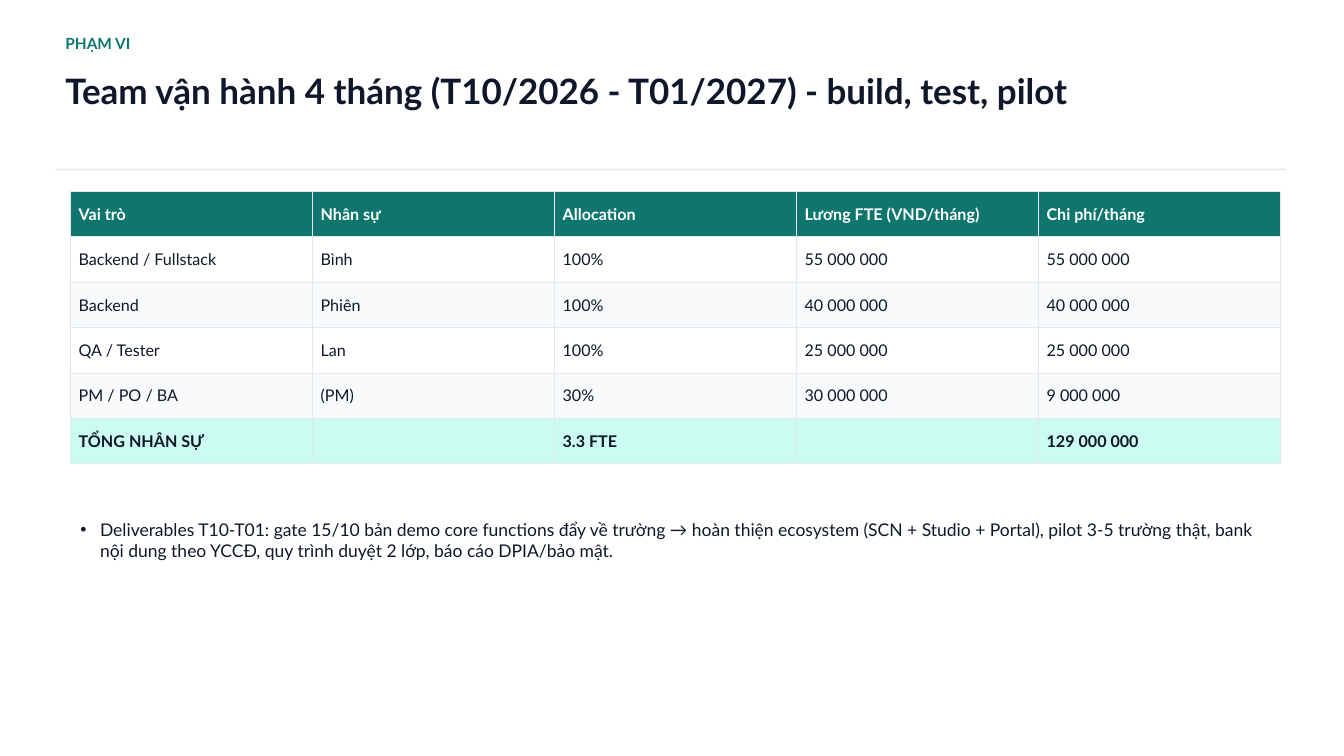
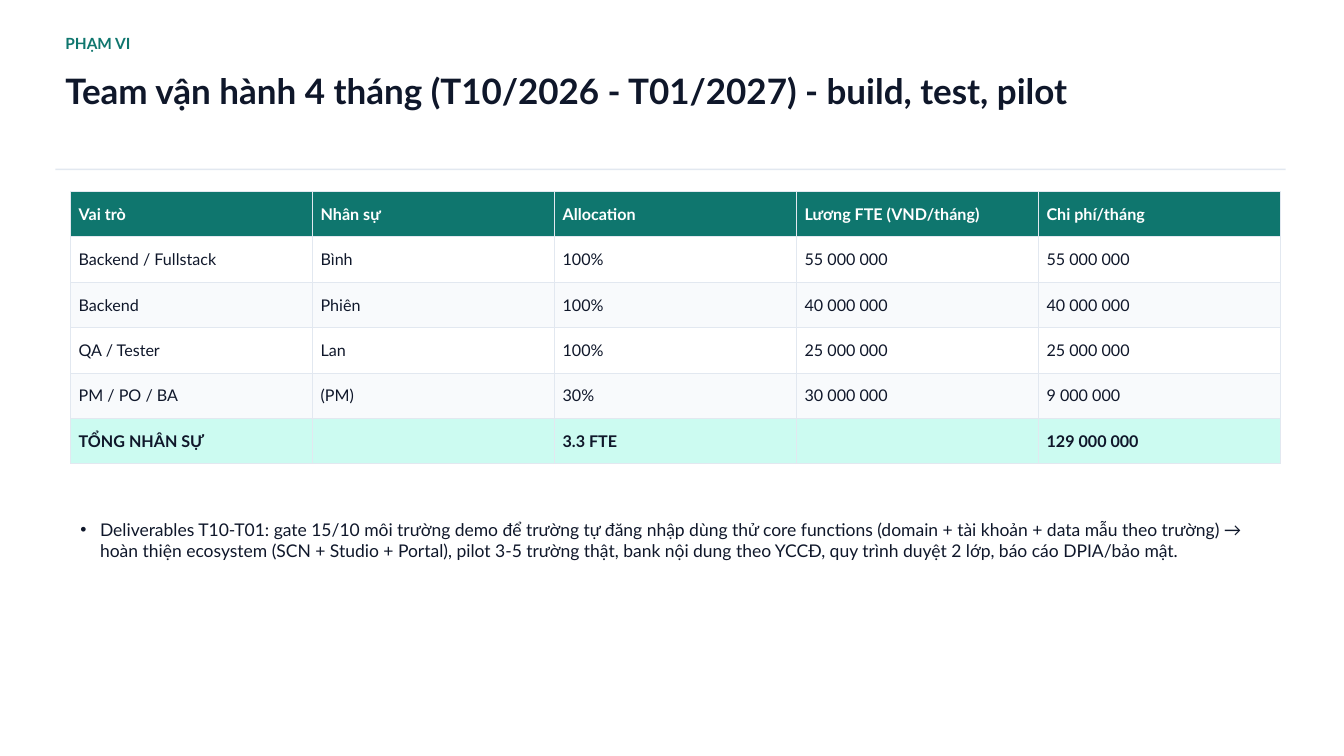
Before and after one commit to saintzzz/so-chu-nhiem-so, a slide deck: slide 2 of docs/handover/PROPOSAL-chi-phi-dev-4thang.pptx. Drawn at 1344x756 pixels with LibreOffice and Linux fonts; fonts in the diff are those of the drawing. Boxes give left, top, right and bottom in pixels: in the first picture for what was removed or moved away, otherwise in the second. Text is boxed around its words. In the diff, an @@ line names an element or a change of style, - is before the commit and + after.

```diff
--- a/docs/handover/PROPOSAL-chi-phi-dev-4thang.pptx
+++ b/docs/handover/PROPOSAL-chi-phi-dev-4thang.pptx
@@ text at bbox=[100, 521, 1220, 560]: text changed @@
-• Deliverables T10-T01: gate 15/10 bản demo core functions đẩy về trường → hoàn thiện ecosystem (SCN + Studio + Portal), pilot 3-5 trường thật, bank nội dung theo YCCĐ, quy trình duyệt 2 lớp, báo cáo DPIA/bảo mật.
+• Deliverables T10-T01: gate 15/10 môi trường demo để trường tự đăng nhập dùng thử core functions (domain + tài khoản + data mẫu theo trường) → hoàn thiện ecosystem (SCN + Studio + Portal), pilot 3-5 trường thật, bank nội dung theo YCCĐ, quy trình duyệt 2 lớp, báo cáo DPIA/bảo mật.
```
Also in this commit, not shown: 3 other slides changed, 1 other file.
